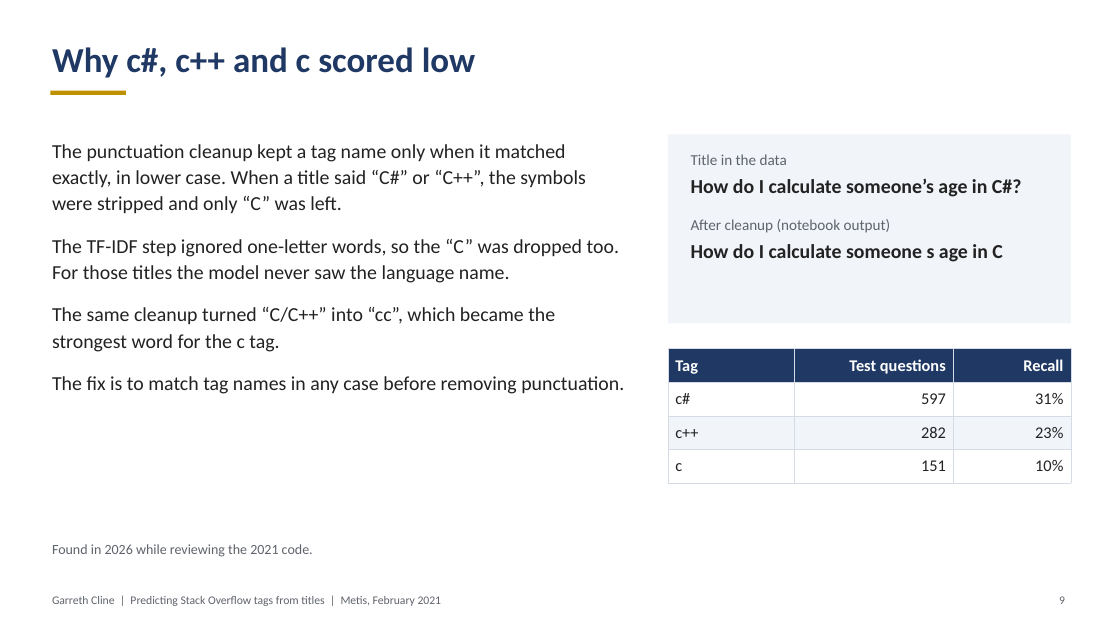
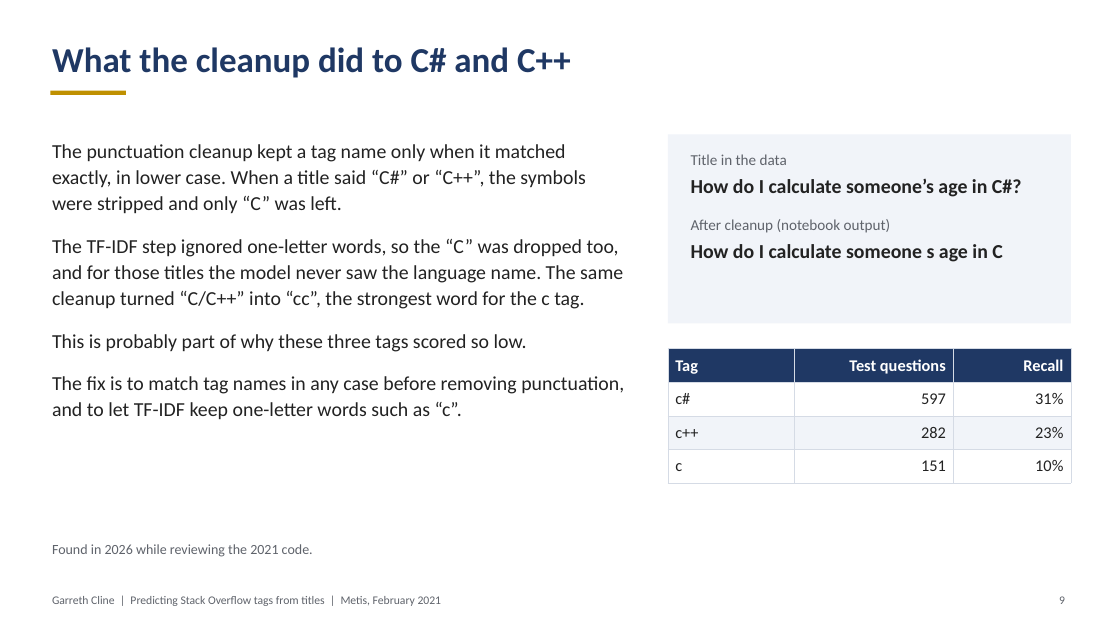
Before and after one commit to garrethcline/Predicting-Tags-from-StackOverflow-Using-Title-Data-, a slide deck: slide 9 of Project 3 Presentation.pptx. Drawn at 1120x630 pixels with LibreOffice and Linux fonts; fonts in the diff are those of the drawing. Boxes give left, top, right and bottom in pixels: in the first picture for what was removed or moved away, otherwise in the second. Text is boxed around its words. In the diff, an @@ line names an element or a change of style, - is before the commit and + after.

```diff
--- a/Project 3 Presentation.pptx
+++ b/Project 3 Presentation.pptx
@@ text at [52, 47, 571, 78]: text changed @@
-Why c#, c++ and c scored low
+What the cleanup did to C# and C++
@@ text at [52, 239, 624, 420]: text changed @@
-The TF-IDF step ignored one-letter words, so the “C” was dropped too. For those titles the model never saw the language name.
-The same cleanup turned “C/C++” into “cc”, which became the strongest word for the c tag.
-The fix is to match tag names in any case before removing punctuation.
+The TF-IDF step ignored one-letter words, so the “C” was dropped too, and for those titles the model never saw the language name. The same cleanup turned “C/C++” into “cc”, the strongest word for the c tag.
+This is probably part of why these three tags scored so low.
+The fix is to match tag names in any case before removing punctuation, and to let TF-IDF keep one-letter words such as “c”.
```
Also in this commit, not shown: 6 other slides changed, 2 other files.
